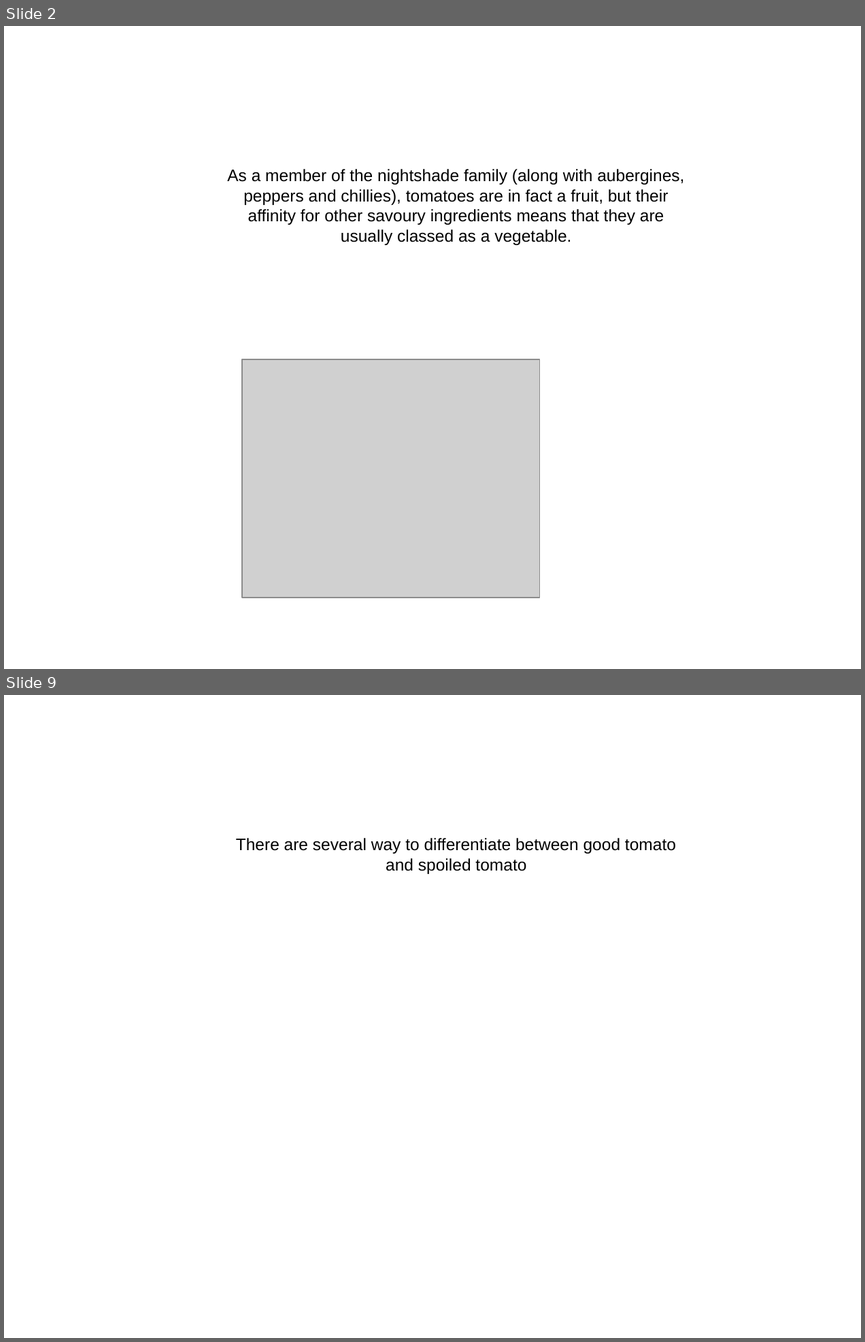
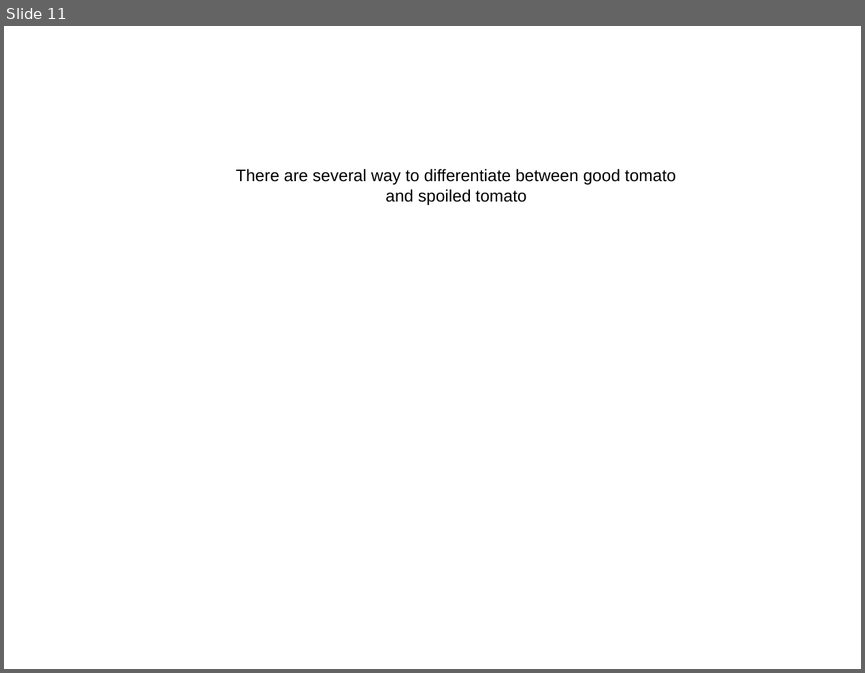
Before and after one commit to PikKACHUU/AutoGenerateArgumentation, a slide deck: slideshow.pptx. Shown one above the other, each under a label of ours: slides 2 and 9 before the commit, slide 11 after it; the slides between them are not shown. The pictures are 865x1342 and 865x673 pixels, drawn with LibreOffice and Linux fonts; fonts in the diff are those of the drawing; grey boxes stand for pictures. Boxes give left, top, right and bottom in pixels: in the first picture for what was removed or moved away, otherwise in the second. Text is boxed around its words. In the diff, an @@ line names an element or a change of style, - is before the commit and + after.

```diff
--- a/slideshow.pptx
+++ b/slideshow.pptx
@@ slide 2 removed at (4, 26, 861, 669), background #FFFFFF @@
@@ text removed at (227, 169, 684, 245) @@
-As a member of the nightshade family (along with aubergines, peppers and chillies), tomatoes are in fact a fruit, but their affinity for other savoury ingredients means that they are usually classed as a vegetable.
@@ picture removed at (242, 359, 540, 597) @@
@@ what was slide 9 is now slide 11 @@
```
Also in this commit, not shown: 1 slide changed, 8 slides added, 5 other slides removed, 7 other files.
